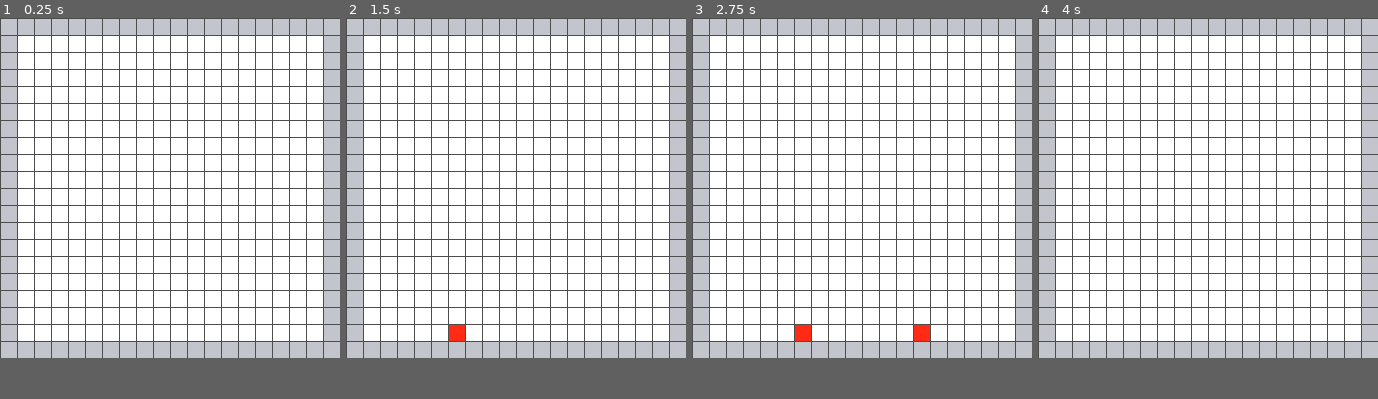
Above: before the commit, frames 1-4 (left to right).
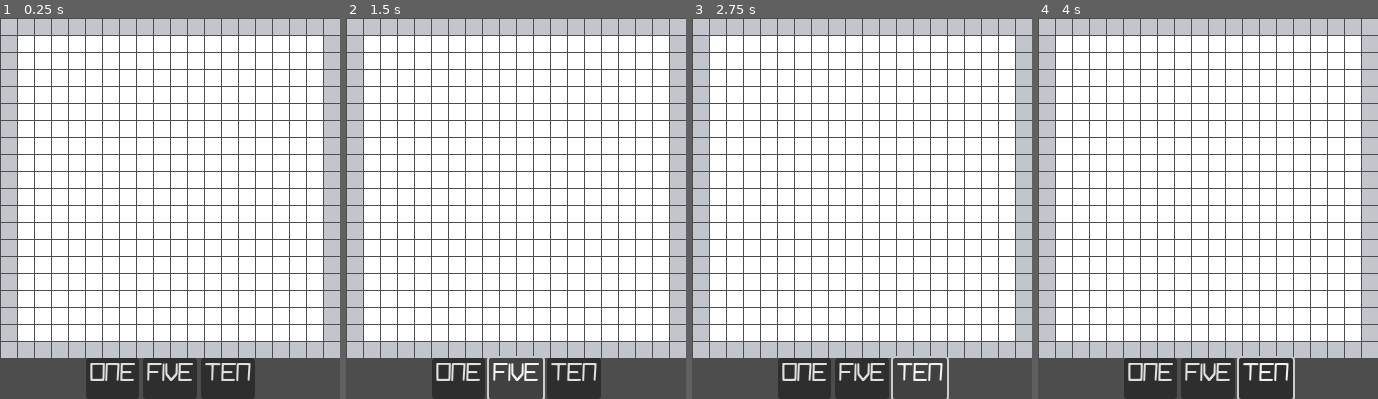
Above: after the commit, the same moments.

Repository: GregariousGamer/Conways
Game: Godot game, scene res://scenes/main/main.tscn
Two runs of this game, one before a commit and one after it. Both use one fixed random seed, a clock stepped at 60 frames per second and the inputs below.
Inputs (mouse positions are in pixels of both pictures, inside the frame that each line leads up to):
- Up to frame 1 (0.25 s): no input
- Up to frame 2 (1.5 s): click (458, 338) at 0.5 s, where only the run after the commit has a clickable "ONE"; click (516, 338) at 1.25 s, where only the run after the commit has a clickable "FIVE"
- Up to frame 3 (2.75 s): click (919, 338) at 2 s, where only the run after the commit has a clickable "TEN"
- Up to frame 4 (4 s): tap Enter at 2.75 s; move the mouse to (1048, 25) at 2.77 s; hold Right (forward_5) 2.78-3.53 s; tap Space (step_1) at 2.85, 3.5, 3.6 s; click (1048, 25) at 2.92 s; move the mouse to (1065, 25) at 3.52 s; click (1065, 25) at 3.67 s
In our replay, the window is 340x340 before the commit and 340x381 after it. These sizes can differ from the game's own. Grey fills any space a smaller window leaves; there, only what the larger window draws over its background counts as a difference.

The runs differ from the first frame. In frame 1, 4.9% of the frame differs, in the area x 25-75%, y 89-100%; in frame 2, 3.9%; in frame 3, 4.0%; in frame 4, 5.0%, in the area x 25-76%, y 88-100%.

Commit message:
added buttons, functionally done upload to github

Diff:
--- /dev/null
+++ b/UI/HUD/hud.gd
@@ -0,0 +1,13 @@
+extends Control
+
+
+func _on_one_step_button_pressed() -> void:
+	SignalManager.forward_one.emit()
+
+
+func _on_five_step_button_pressed() -> void:
+	SignalManager.forward_five.emit()
+
+
+func _on_ten_step_button_pressed() -> void:
+	SignalManager.forward_ten.emit()
--- a/UI/MainMenu/main.gd
+++ b/UI/MainMenu/main.gd
@@ -1,6 +1,7 @@
 extends Node2D
 
 @export var block: PackedScene
+@export var hud: PackedScene
 
 # spawn positions
 var spawn_position_x: Array[int] = [
@@ -17,6 +18,9 @@
 
 # block variables
 var new_block: ColorRect
+
+# hud vars
+var new_hud: Control
 
 var gray_blocks: Array[int] = [
 	20, 39, 40, 59,
@@ -31,20 +35,43 @@
 	]
 
 func _ready() -> void:
+	new_hud = hud.instantiate()
+	new_hud.size_flags_horizontal = Control.SIZE_EXPAND_FILL
+	new_hud.position.x = 170
+	new_hud.position.y = 340
+	add_child(new_hud)
+
 	SignalManager.connect("new_box_spawn", new_box_spawn_info)
 	SignalManager.connect("change_color", change_color)
+	SignalManager.connect("forward_one", forward_one)
+	SignalManager.connect("forward_five", forward_five)
+	SignalManager.connect("forward_ten", forward_ten)
 	draw_block()
 
-func _process(_delta: float) -> void:
-	if Input.is_action_just_pressed("step_1"):
-		forward_1()
-	if Input.is_action_just_pressed("forward_5"):
-		ten_cycles()
-
-func ten_cycles() -> void:
-	wait(0.45)
-
-func wait(seconds: float) -> void:
+func forward_one() -> void:
+	wait_one()
+
+func forward_five() -> void:
+	wait_five(0.45)
+
+func forward_ten() -> void:
+	wait_ten(0.45)
+
+func wait_one() -> void:
+	forward_1()
+
+func wait_five(seconds: float) -> void:
+	forward_1()
+	await get_tree().create_timer(seconds).timeout
+	forward_1()
+	await get_tree().create_timer(seconds).timeout
+	forward_1()
+	await get_tree().create_timer(seconds).timeout
+	forward_1()
+	await get_tree().create_timer(seconds).timeout
+	forward_1()
+
+func wait_ten(seconds: float) -> void:
 	forward_1()
 	await get_tree().create_timer(seconds).timeout
 	forward_1()
--- a/project.godot
+++ b/project.godot
@@ -27,7 +27,7 @@
 [display]
 
 window/size/viewport_width=340
-window/size/viewport_height=340
+window/size/viewport_height=381
 
 [input]
 
--- a/scenes/hud/hud.tscn
+++ b/scenes/hud/hud.tscn
@@ -1,6 +1,7 @@
-[gd_scene load_steps=2 format=3 uid="uid://c82nu60qhvaqf"]
+[gd_scene load_steps=3 format=3 uid="uid://c82nu60qhvaqf"]
 
-[ext_resource type="Theme" uid="uid://c6uhlx30880nd" path="res://assets/materials/button_theme.tres" id="1_xe0po"]
+[ext_resource type="Script" path="res://UI/HUD/hud.gd" id="1_m1nmr"]
+[ext_resource type="Theme" uid="uid://dq4lsbkorkxn3" path="res://assets/materials/button_theme.tres" id="1_xe0po"]
 
 [node name="HUD" type="Control"]
 layout_mode = 3
@@ -10,6 +11,9 @@
 anchor_bottom = 1.0
 grow_horizontal = 2
 grow_vertical = 0
+size_flags_horizontal = 3
+size_flags_vertical = 3
+script = ExtResource("1_m1nmr")
 
 [node name="MarginContainer" type="MarginContainer" parent="."]
 layout_mode = 1
@@ -38,3 +42,7 @@
 size_flags_horizontal = 3
 theme = ExtResource("1_xe0po")
 text = "TEN"
+
+[connection signal="pressed" from="MarginContainer/HBoxContainer/OneStepButton" to="." method="_on_one_step_button_pressed"]
+[connection signal="pressed" from="MarginContainer/HBoxContainer/FiveStepButton" to="." method="_on_five_step_button_pressed"]
+[connection signal="pressed" from="MarginContainer/HBoxContainer/TenStepButton" to="." method="_on_ten_step_button_pressed"]
--- a/scenes/main/main.tscn
+++ b/scenes/main/main.tscn
@@ -1,8 +1,10 @@
-[gd_scene load_steps=3 format=3 uid="uid://bwauthg235e70"]
+[gd_scene load_steps=4 format=3 uid="uid://bwauthg235e70"]
 
 [ext_resource type="Script" path="res://UI/MainMenu/main.gd" id="1_2kugp"]
 [ext_resource type="PackedScene" uid="uid://bu37g8oy8fsi8" path="res://scenes/block/block.tscn" id="2_2wc22"]
+[ext_resource type="PackedScene" uid="uid://c82nu60qhvaqf" path="res://scenes/hud/hud.tscn" id="3_sdt3j"]
 
 [node name="Main" type="Node2D"]
 script = ExtResource("1_2kugp")
 block = ExtResource("2_2wc22")
+hud = ExtResource("3_sdt3j")
--- a/scripts/globals/signal_manager.gd
+++ b/scripts/globals/signal_manager.gd
@@ -2,3 +2,7 @@
 
 signal change_color
 signal new_box_spawn
+
+signal forward_one
+signal forward_five
+signal forward_ten
Not shown: 1 places in assets/materials/button_theme.tres that only renumber resources
